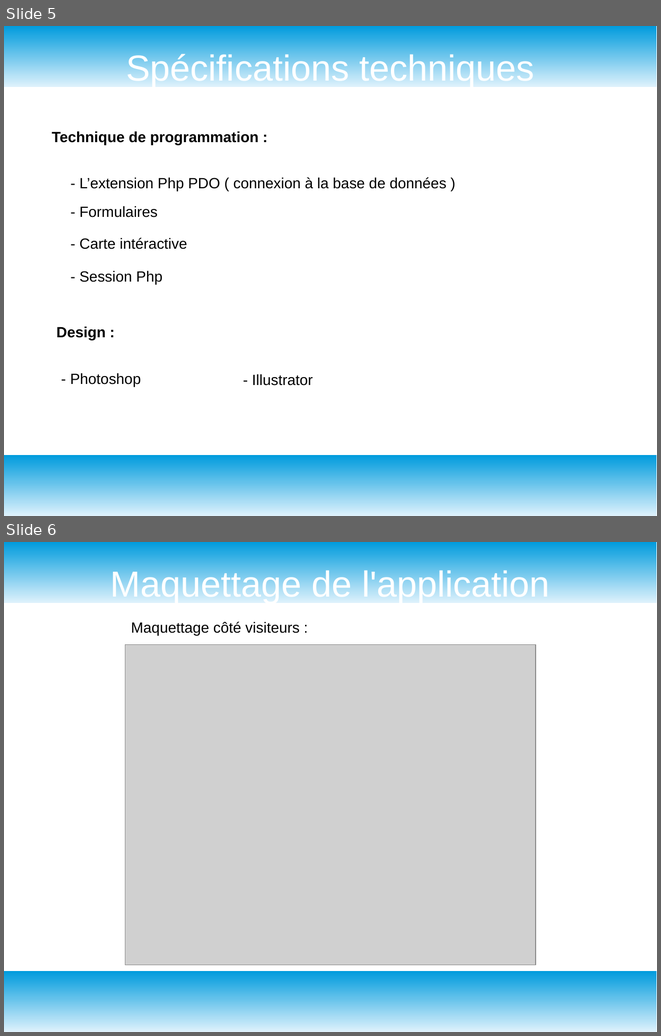
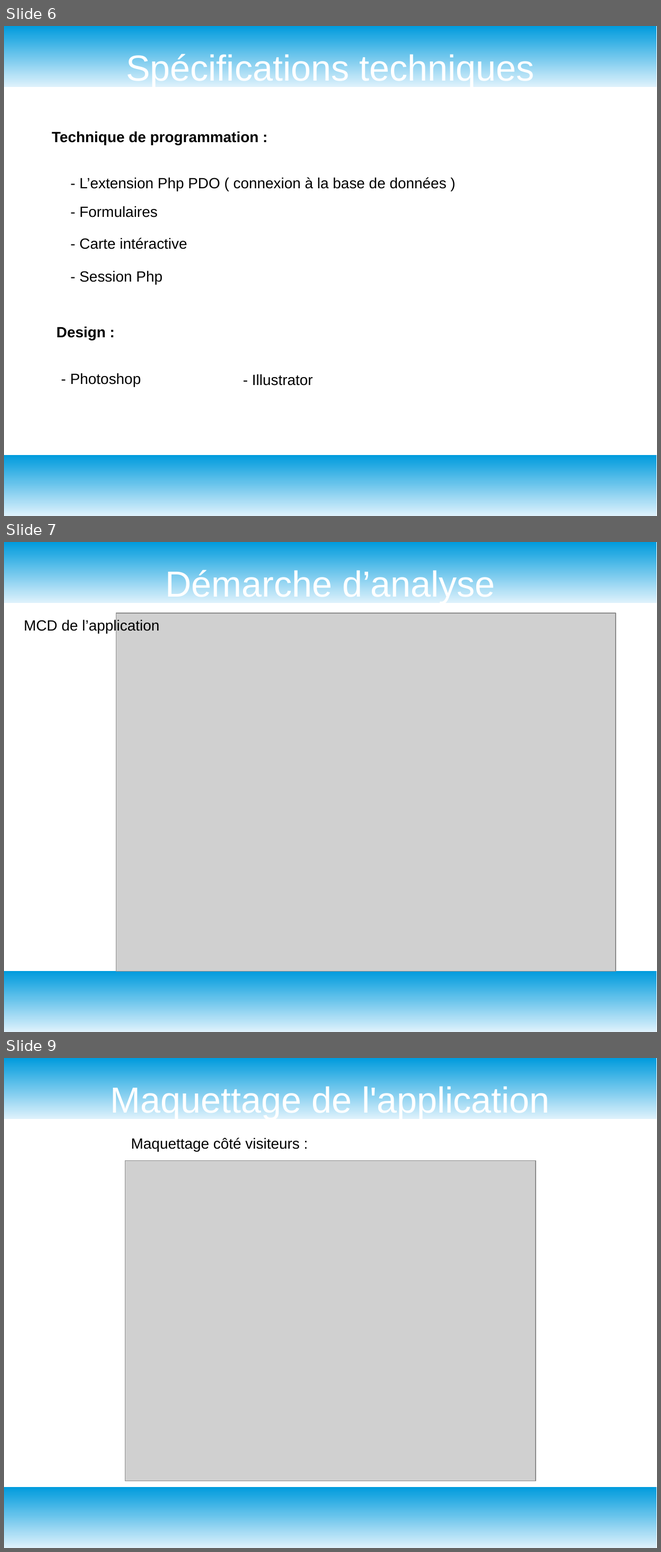
Before and after one commit to GuyomH/Fil-Rouge, a slide deck: assets/grand angle diapo.odp. Shown one above the other, each under a label of ours: slides 5 and 6 before the commit, slides 6, 7 and 9 after it; the slides between them are not shown. The pictures are 661x1036 and 661x1552 pixels, drawn with LibreOffice and Linux fonts; fonts in the diff are those of the drawing; grey boxes stand for pictures. Boxes give left, top, right and bottom in pixels: in the first picture for what was removed or moved away, otherwise in the second. Text is boxed around its words. In the diff, an @@ line names an element or a change of style, - is before the commit and + after.

```diff
--- a/assets/grand angle diapo.odp
+++ b/assets/grand angle diapo.odp
@@ slide 7 added at (x1=4, y1=542, x2=657, y2=1032), background #FFFFFF; not listed: 2 template elements that a slide beside it also shows @@
@@ title added at (x1=165, y1=567, x2=495, y2=603), 44 pt, text #FFFFFF @@
+Démarche d’analyse
@@ text added at (x1=24, y1=619, x2=159, y2=633), 18 pt, text #000000 @@
+MCD de l’application
@@ picture added at (x1=116, y1=613, x2=616, y2=971) @@
@@ what was slide 5 is now slide 6 @@
@@ what was slide 6 is now slide 9 @@
```
Also in this commit, not shown: 1 slide changed, 6 other slides added, 2 slides removed.
